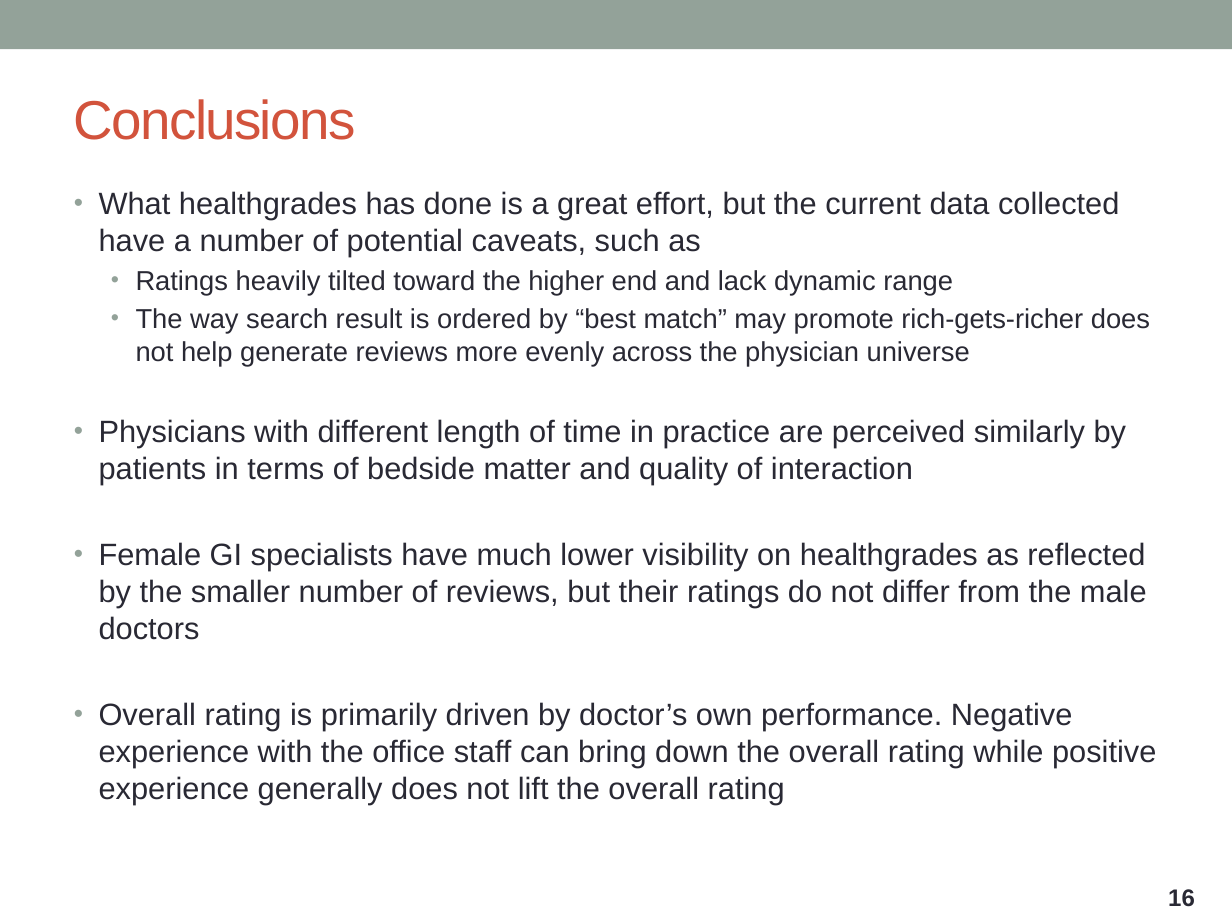
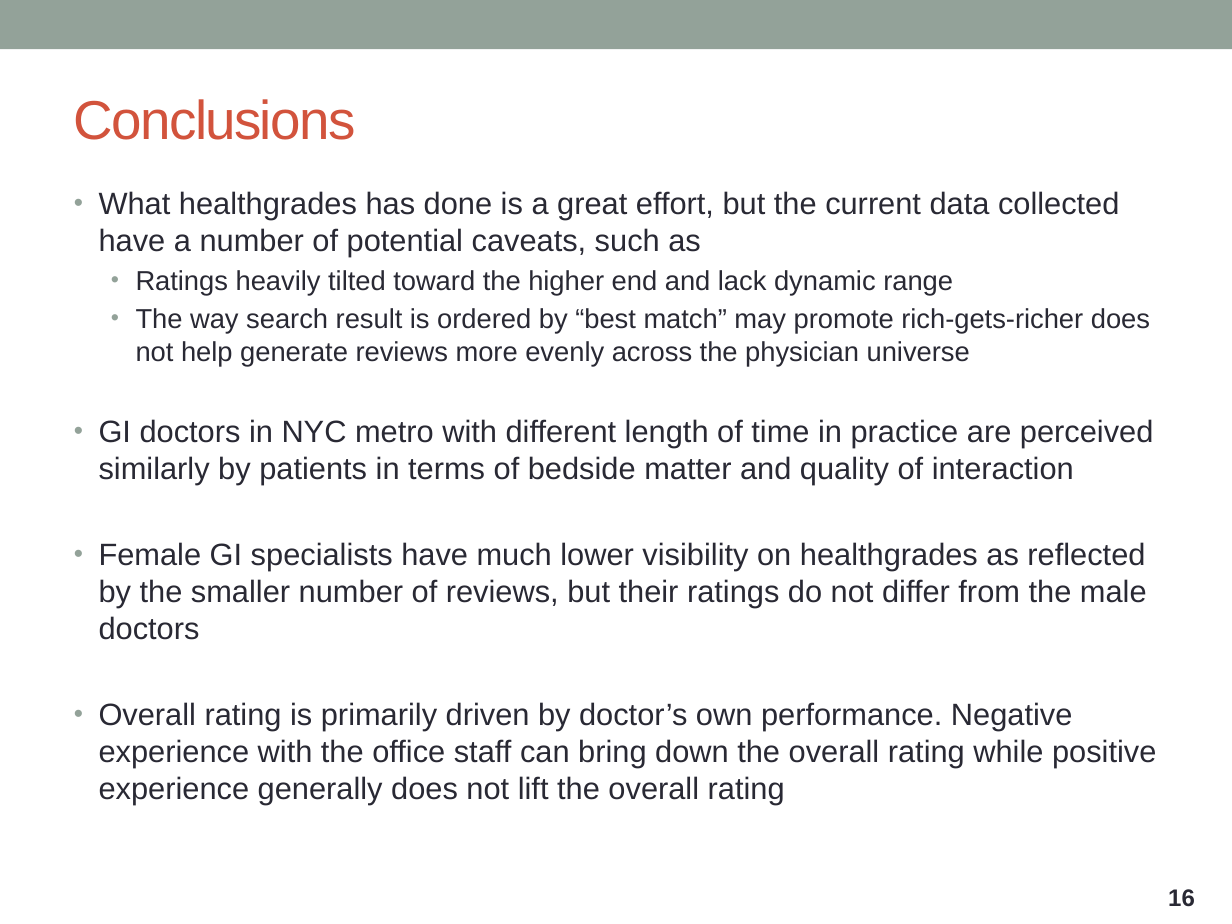
Before and after one commit to ntdsyq/webscraping_healthgrades, a slide deck: slide 16 of 2019-01-28 Webscraping project presentation (healthgrades physician reviews).pptx. Drawn at 1232x924 pixels with LibreOffice and Linux fonts; fonts in the diff are those of the drawing. Boxes give left, top, right and bottom in pixels: in the first picture for what was removed or moved away, otherwise in the second. Text is boxed around its words. In the diff, an @@ line names an element or a change of style, - is before the commit and + after.

```diff
--- a/2019-01-28 Webscraping project presentation (healthgrades physician reviews).pptx
+++ b/2019-01-28 Webscraping project presentation (healthgrades physician reviews).pptx
@@ text at [99,419,1153,485]: text changed @@
-• Physicians with different length of time in practice are perceived similarly by patients in terms of bedside matter and quality of interaction
+• GI doctors in NYC metro with different length of time in practice are perceived similarly by patients in terms of bedside matter and quality of interaction
```
Also in this commit, not shown: 3 other slides changed.
